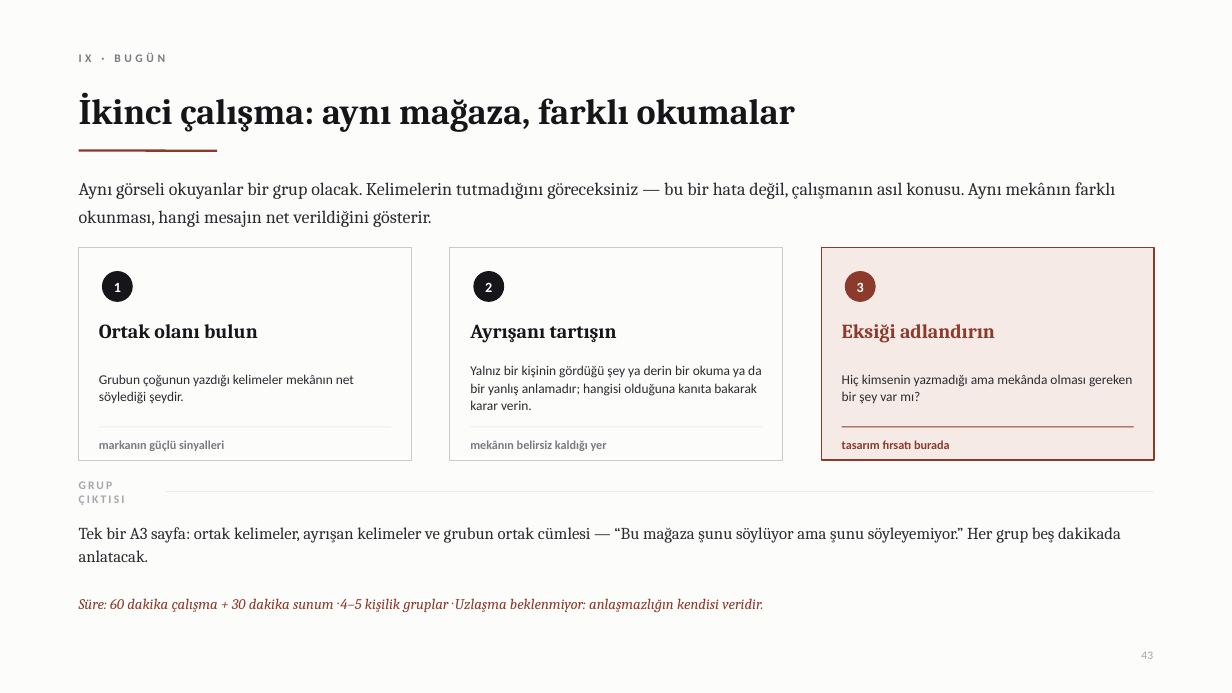
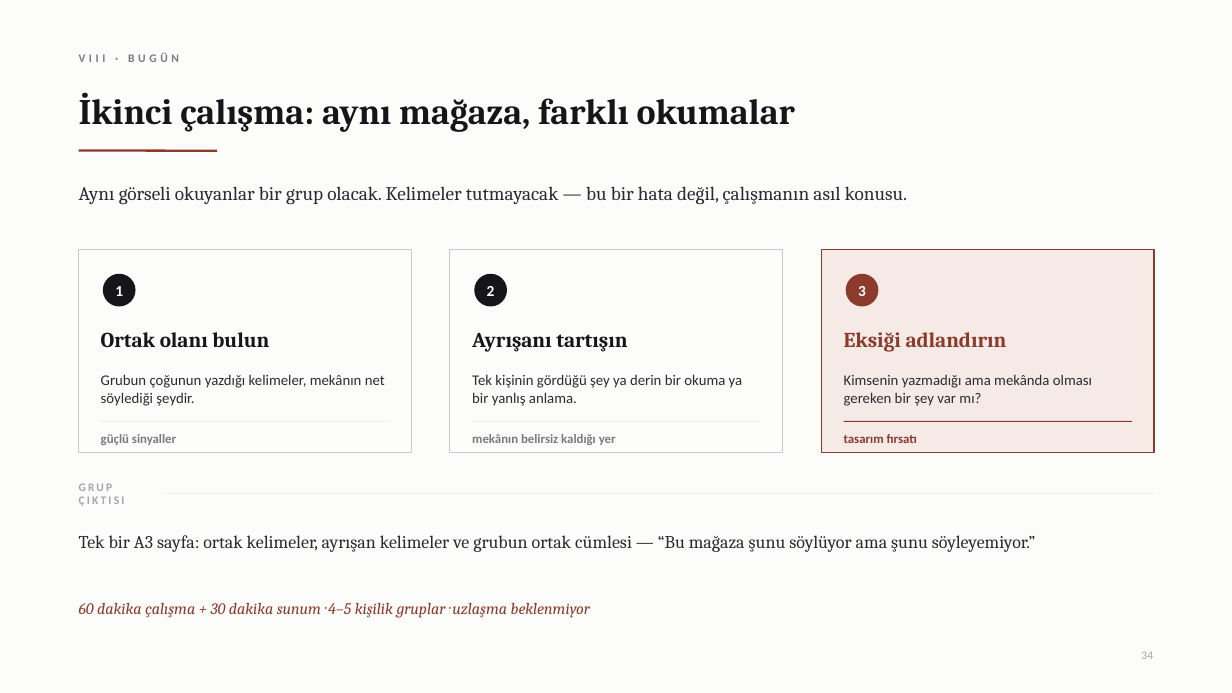
Before and after one commit to bunal91/sanat-ve-mekan, a slide deck: slide 35 of magaza-tasarimi-dersi/Gun1-Marka-Anahtari-ve-Musteri-Deneyimi.pptx (slide 44 before the commit). Drawn at 1232x693 pixels with LibreOffice and Linux fonts; fonts in the diff are those of the drawing. Boxes give left, top, right and bottom in pixels: in the first picture for what was removed or moved away, otherwise in the second. Text is boxed around its words. In the diff, an @@ line names an element or a change of style, - is before the commit and + after.

```diff
--- a/magaza-tasarimi-dersi/Gun1-Marka-Anahtari-ve-Musteri-Deneyimi.pptx
+++ b/magaza-tasarimi-dersi/Gun1-Marka-Anahtari-ve-Musteri-Deneyimi.pptx
@@ text at [79,53,179,62]: text changed @@
-IX · BUGÜN
+VIII · BUGÜN
@@ text at [79,186,907,205]: text changed; size 14 to 15 pt @@
-Aynı görseli okuyanlar bir grup olacak. Kelimelerin tutmadığını göreceksiniz — bu bir hata değil, çalışmanın asıl konusu. Aynı mekânın farklı okunması, hangi mesajın net verildiğini gösterir.
+Aynı görseli okuyanlar bir grup olacak. Kelimeler tutmayacak — bu bir hata değil, çalışmanın asıl konusu.
@@ rectangle: place and size @@
-rectangle at [79,248,411,460]
+rectangle at [79,250,411,453]
@@ rectangle: place and size @@
-rectangle at [450,248,783,460]
+rectangle at [450,250,783,453]
@@ rectangle: place and size @@
-rectangle at [822,248,1154,460]
+rectangle at [822,250,1154,453]
@@ size 11 to 12 pt in 3 elements at [487,286,495,296], [858,286,866,296], [115,286,123,296] @@
@@ 3 ellipses: place and size @@
-3 ellipses at [103,272,875,301]
+3 ellipses at [104,274,878,306]
@@ text "Ortak olanı bulun": place and size @@
-text "Ortak olanı bulun" at [99,324,258,339]
+text "Ortak olanı bulun" at [101,332,269,348]
@@ text "Ayrışanı tartışın": place and size @@
-text "Ayrışanı tartışın" at [470,324,617,343]
+text "Ayrışanı tartışın" at [472,333,627,352]
@@ size 15.5 to 16.5 pt in 3 elements at [101,332,269,348], [472,333,627,352], [844,332,1007,352] @@
@@ text "Eksiği adlandırın": place and size @@
-text "Eksiği adlandırın" at [842,324,995,343]
+text "Eksiği adlandırın" at [844,332,1007,352]
@@ text at [101,374,385,406]: text changed; size 10.5 to 11.5 pt @@
-Grubun çoğunun yazdığı kelimeler mekânın net söylediği şeydir.
+Grubun çoğunun yazdığı kelimeler, mekânın net söylediği şeydir.
@@ text at [472,374,743,406]: text changed; size 10.5 to 11.5 pt @@
-Yalnız bir kişinin gördüğü şey ya derin bir okuma ya da bir yanlış anlamadır; hangisi olduğuna kanıta bakarak karar verin.
+Tek kişinin gördüğü şey ya derin bir okuma ya bir yanlış anlama.
@@ text at [844,374,1092,406]: text changed; size 10.5 to 11.5 pt @@
-Hiç kimsenin yazmadığı ama mekânda olması gereken bir şey var mı?
+Kimsenin yazmadığı ama mekânda olması gereken bir şey var mı?
@@ line moved from (99, 427) - (391, 427) to (101, 421) - (389, 421) @@
@@ text at [101,434,176,445]: text changed; size 9.5 to 10 pt @@
-markanın güçlü sinyalleri
+güçlü sinyaller
@@ text "mekânın belirsiz kaldığı yer" at [472,434,616,445]: size 9.5 to 10 pt @@
@@ line moved from (470, 427) - (762, 427) to (472, 421) - (761, 421) @@
@@ text at [844,434,917,443]: text changed; size 9.5 to 10 pt @@
-tasarım fırsatı burada
+tasarım fırsatı
@@ line moved from (842, 427) - (1134, 427) to (844, 421) - (1132, 421) @@
@@ text at [79,535,1035,552]: text changed; size 13 to 14 pt @@
-Tek bir A3 sayfa: ortak kelimeler, ayrışan kelimeler ve grubun ortak cümlesi — “Bu mağaza şunu söylüyor ama şunu söyleyemiyor.” Her grup beş dakikada anlatacak.
+Tek bir A3 sayfa: ortak kelimeler, ayrışan kelimeler ve grubun ortak cümlesi — “Bu mağaza şunu söylüyor ama şunu söyleyemiyor.”
@@ text at [79,603,590,618]: text changed; size 11.5 to 12.5 pt @@
-Süre: 60 dakika çalışma + 30 dakika sunum · 4–5 kişilik gruplar · Uzlaşma beklenmiyor: anlaşmazlığın kendisi veridir.
+60 dakika çalışma + 30 dakika sunum · 4–5 kişilik gruplar · uzlaşma beklenmiyor
@@ text at [1141,652,1153,659]: text changed @@
-43
+34
```
Also in this commit, not shown: 26 other slides changed, 10 slides added, 20 slides removed, 1 other file.
